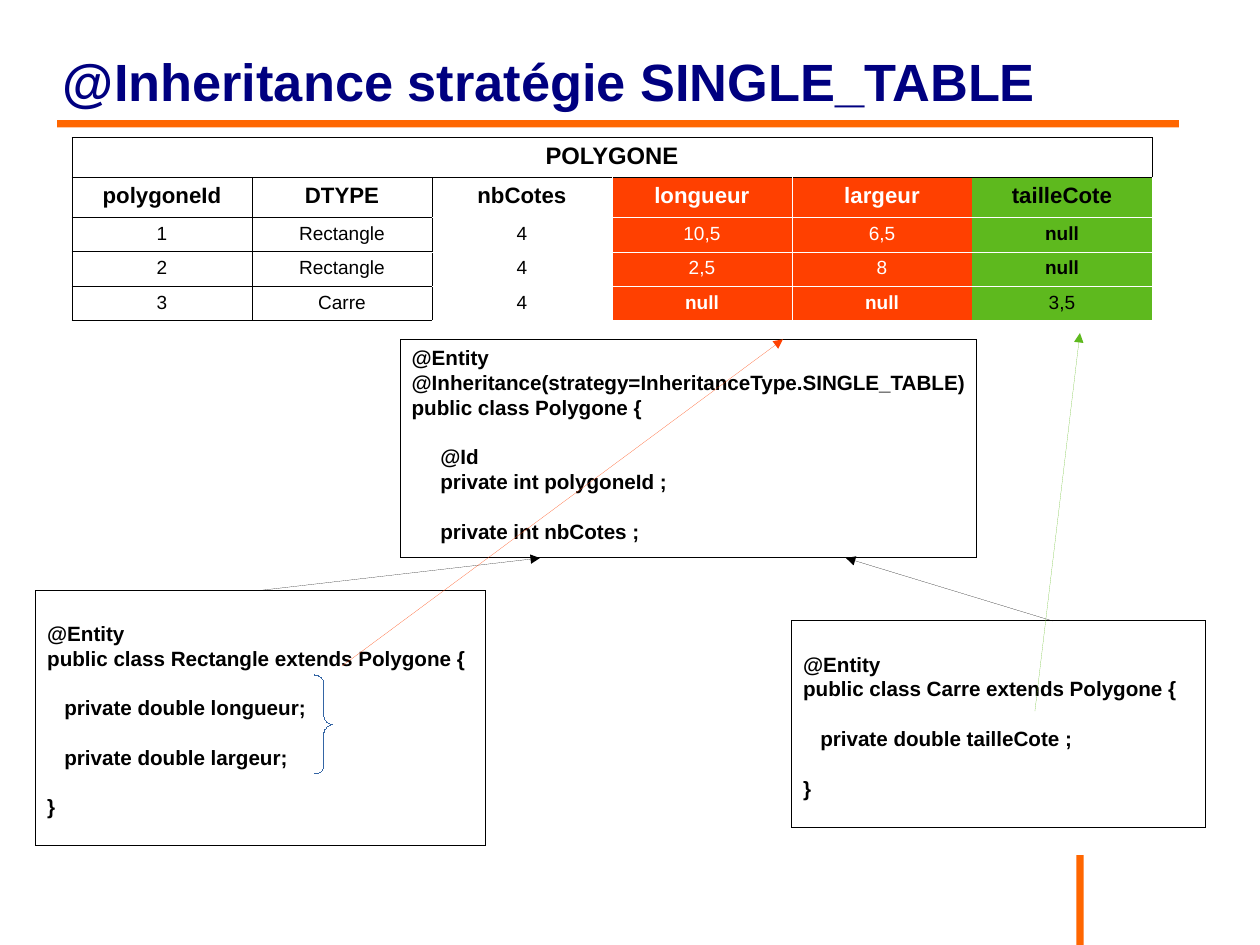
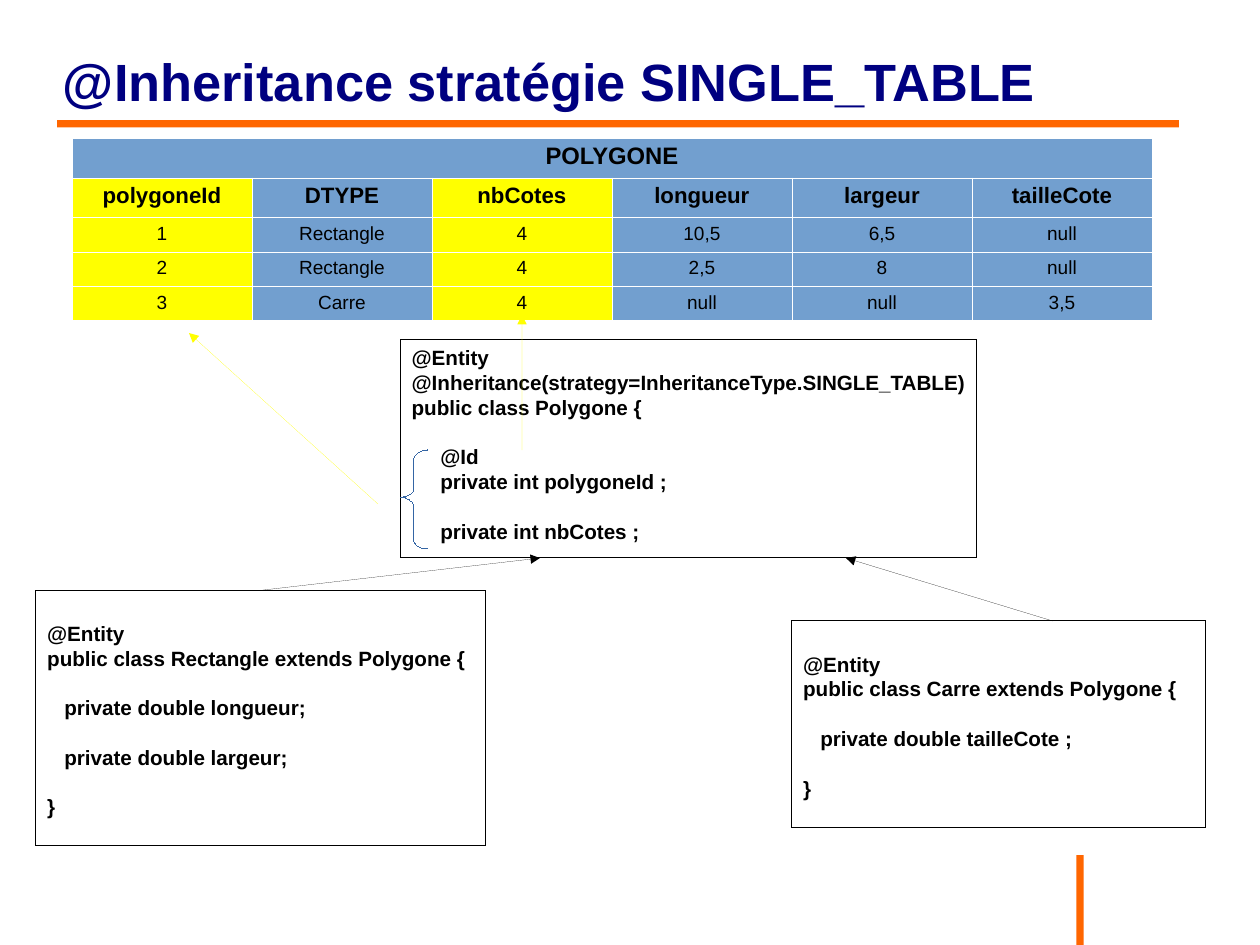
Before and after one commit to philphils/formation-hibernate-basique, a slide deck: slide 63 of Documentation/diapo_formation_hibernate.odp. Drawn at 1260x945 pixels with LibreOffice and Linux fonts; fonts in the diff are those of the drawing; background and template pictures are left out. Boxes give left, top, right and bottom in pixels: in the first picture for what was removed or moved away, otherwise in the second. Text is boxed around its words. In the diff, an @@ line names an element or a change of style, - is before the commit and + after.

```diff
--- a/Documentation/diapo_formation_hibernate.odp
+++ b/Documentation/diapo_formation_hibernate.odp
@@ table at (72, 137, 1150, 316) @@
@@ fill none to #729FCF in 5 cells @@
@@ fill none to #FFFF00 in 8 cells @@
@@ fill #FF4000 to #729FCF in 8 cells @@
@@ fill #5EB91E to #729FCF in 4 cells @@
@@ text colour #FFFFFF to #000000 in "longueur", "largeur", "10,5", "6,5" and 4 more places @@
@@ bold off in "null", "null", "null", "null" @@
@@ borders changed @@
@@ arrow added from (523, 450) to (523, 314), #FFFF00 0 pt @@
@@ arrow added from (378, 504) to (189, 333), #FFFF00 0 pt @@
@@ arrow removed from (342, 667) to (783, 340) @@
@@ arrow removed from (1036, 711) to (1080, 333) @@
@@ freeform shape: place and size @@
-freeform shape at (316, 676, 334, 775)
+freeform shape at (400, 450, 428, 550)
```
Also in this commit, not shown: 26 other slides changed, 2 slides added, 1 slide removed.
